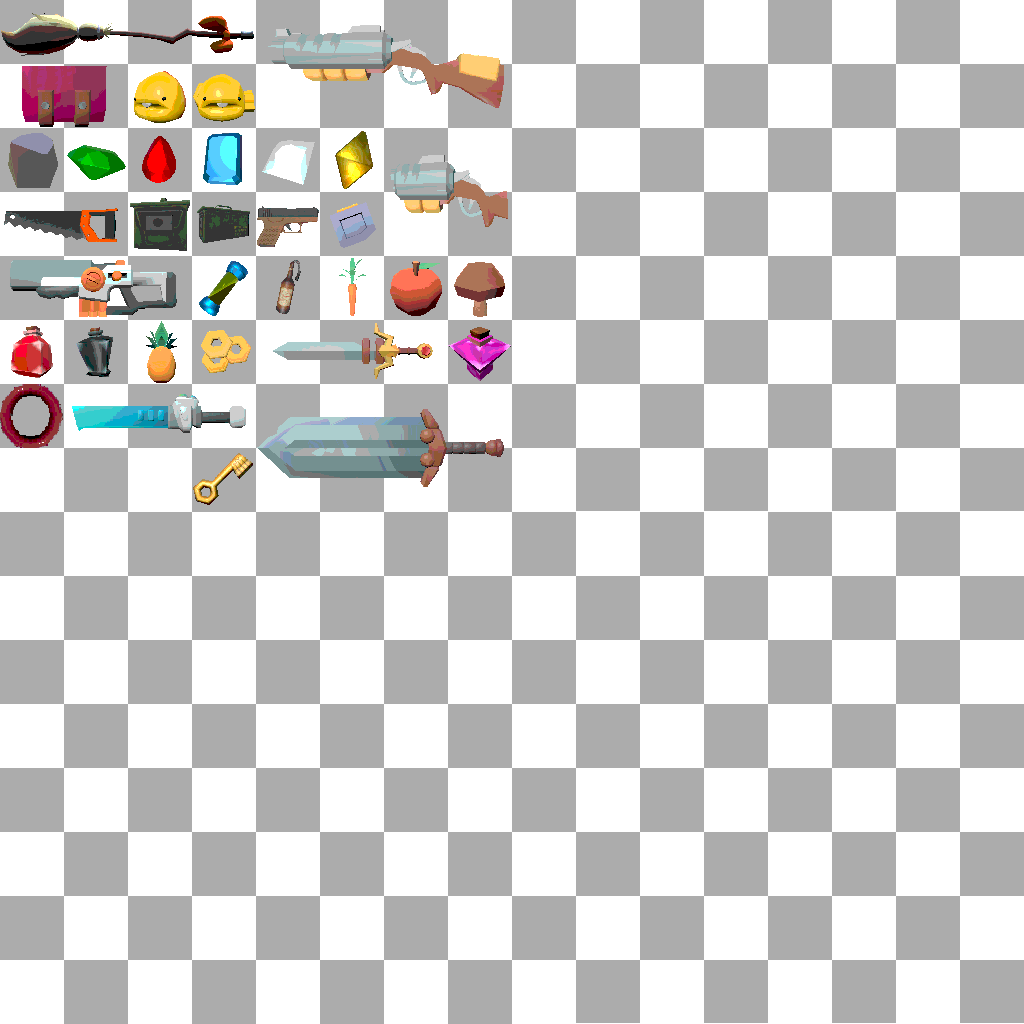
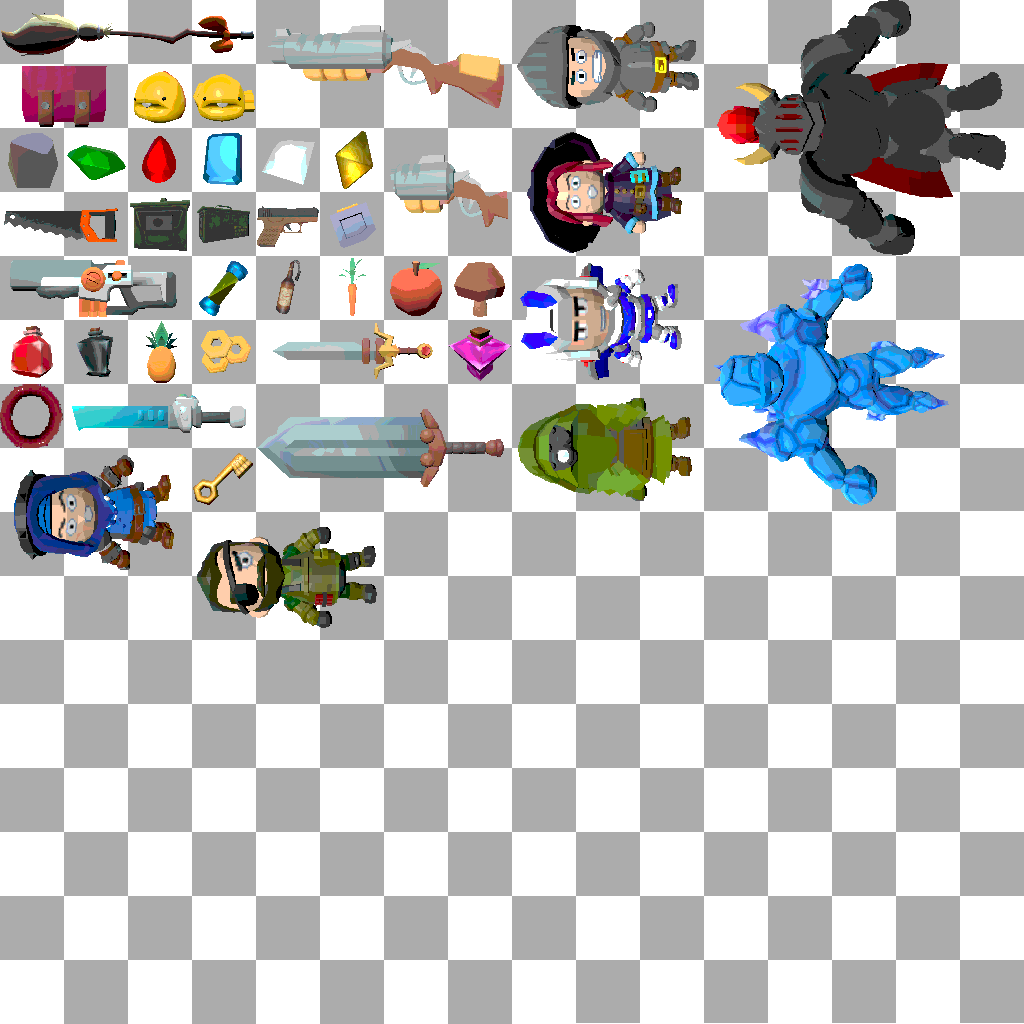
Comparing the layer stacks of the two 1024 x 1024 images. Changes:
added layer "Mage" above "IceGolem" over 517, 64, 699, 253
added layer "IceGolem" above "BigKnight" over 714, 192, 953, 506
added layer "BigKnight" above "Gunner" over 717, 0, 1006, 255
added layer "Gunner" above "Cleric" over 197, 527, 377, 628
added layer "Cleric" above "Sniper" over 14, 455, 174, 570
added layer "Sniper" above "LaserKnight" over 518, 320, 692, 501
added layer "LaserKnight" above "Knight" over 520, 192, 682, 380
added layer "Knight" above "Key" over 517, 22, 699, 112
painted on "SpeedSapphire" over 64, 455, 171, 512
painted on "PowerRuby" over 64, 455, 171, 512
painted on "Rock" over 14, 455, 171, 512
painted on "Background" over 14, 0, 1006, 628